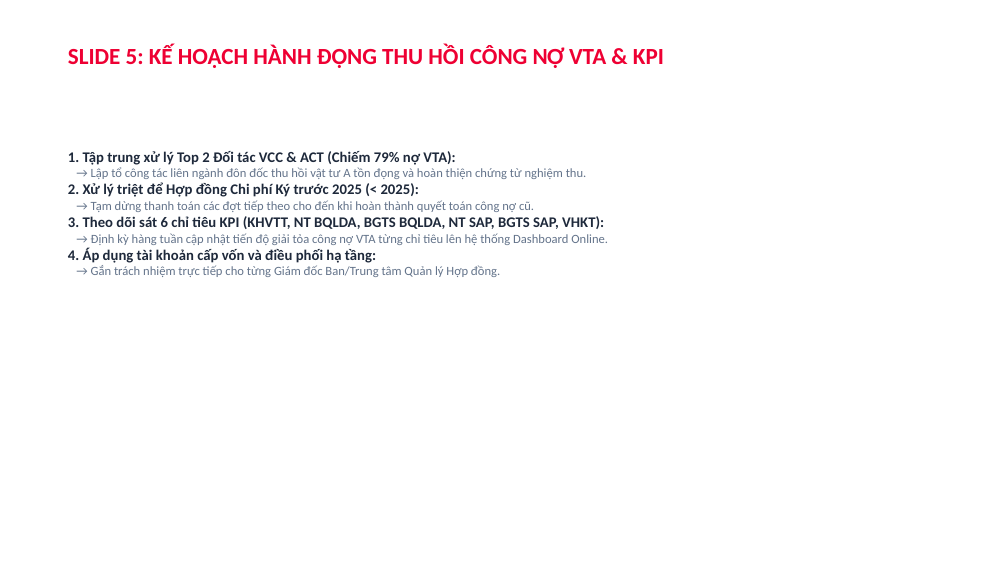
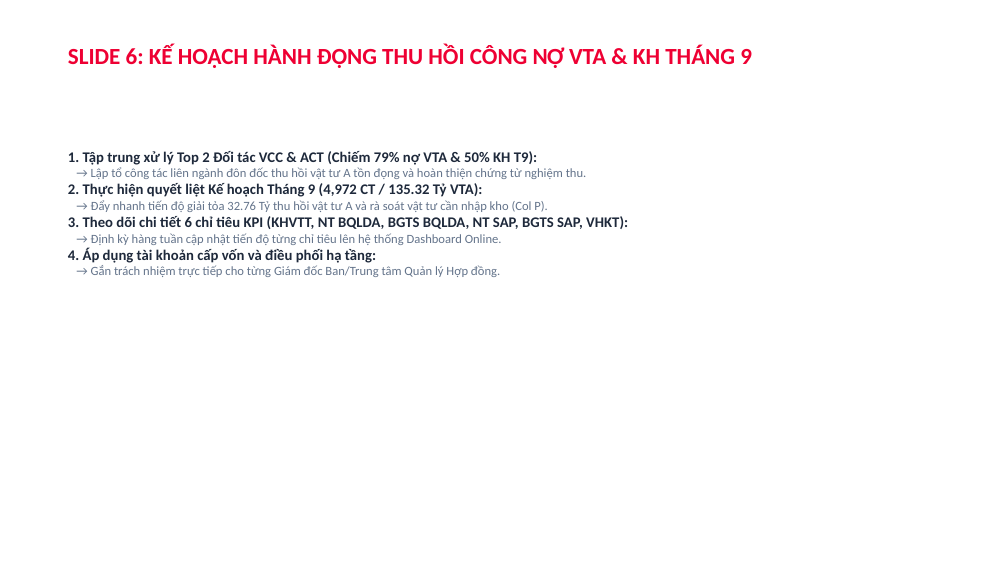
Before and after one commit to cuongph2/viettel-dashboard, a slide deck: slide 6 of Bao_Cao_Viettel_Cong_No_VTA_Slide.pptx (slide 5 before the commit). Drawn at 1008x567 pixels with LibreOffice and Linux fonts; fonts in the diff are those of the drawing. Boxes give left, top, right and bottom in pixels: in the first picture for what was removed or moved away, otherwise in the second. Text is boxed around its words. In the diff, an @@ line names an element or a change of style, - is before the commit and + after.

```diff
--- a/Bao_Cao_Viettel_Cong_No_VTA_Slide.pptx
+++ b/Bao_Cao_Viettel_Cong_No_VTA_Slide.pptx
@@ text at (x1=68, y1=45, x2=752, y2=68): text changed @@
-SLIDE 5: KẾ HOẠCH HÀNH ĐỘNG THU HỒI CÔNG NỢ VTA & KPI
+SLIDE 6: KẾ HOẠCH HÀNH ĐỘNG THU HỒI CÔNG NỢ VTA & KH THÁNG 9
@@ text at (x1=68, y1=151, x2=537, y2=165): text changed @@
-1. Tập trung xử lý Top 2 Đối tác VCC & ACT (Chiếm 79% nợ VTA):
+1. Tập trung xử lý Top 2 Đối tác VCC & ACT (Chiếm 79% nợ VTA & 50% KH T9):
@@ text at (x1=68, y1=183, x2=628, y2=245): text changed @@
-2. Xử lý triệt để Hợp đồng Chi phí Ký trước 2025 (< 2025):
-→ Tạm dừng thanh toán các đợt tiếp theo cho đến khi hoàn thành quyết toán công nợ cũ.
-3. Theo dõi sát 6 chỉ tiêu KPI (KHVTT, NT BQLDA, BGTS BQLDA, NT SAP, BGTS SAP, VHKT):
-→ Định kỳ hàng tuần cập nhật tiến độ giải tỏa công nợ VTA từng chỉ tiêu lên hệ thống Dashboard Online.
+2. Thực hiện quyết liệt Kế hoạch Tháng 9 (4,972 CT / 135.32 Tỷ VTA):
+→ Đẩy nhanh tiến độ giải tỏa 32.76 Tỷ thu hồi vật tư A và rà soát vật tư cần nhập kho (Col P).
+3. Theo dõi chi tiết 6 chỉ tiêu KPI (KHVTT, NT BQLDA, BGTS BQLDA, NT SAP, BGTS SAP, VHKT):
+→ Định kỳ hàng tuần cập nhật tiến độ từng chỉ tiêu lên hệ thống Dashboard Online.
```
Also in this commit, not shown: 1 other slide changed, 1 slide added.
